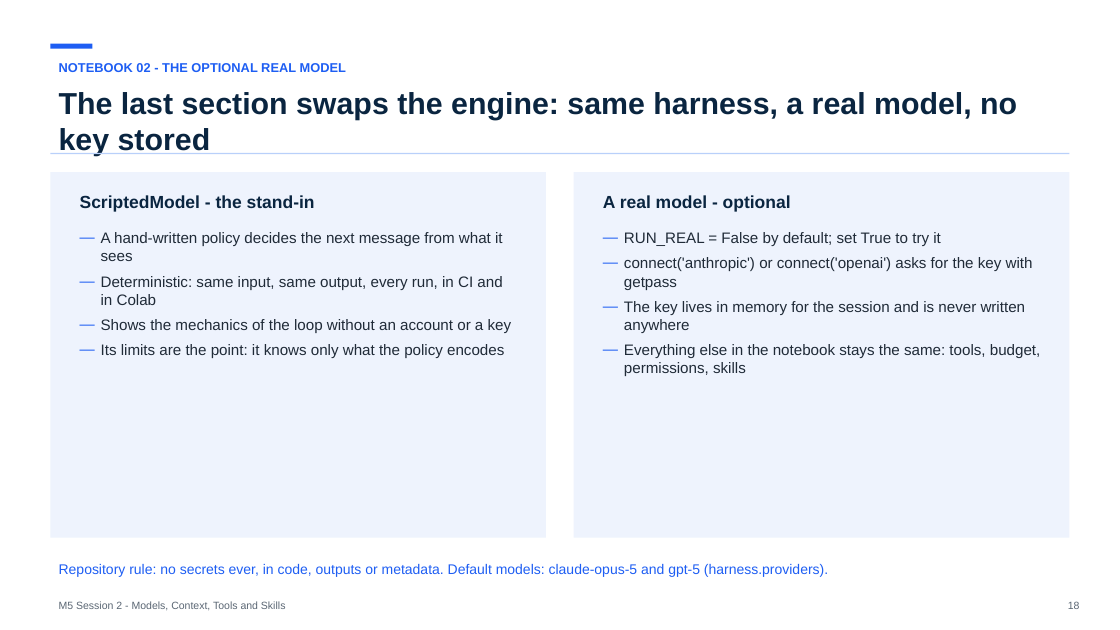
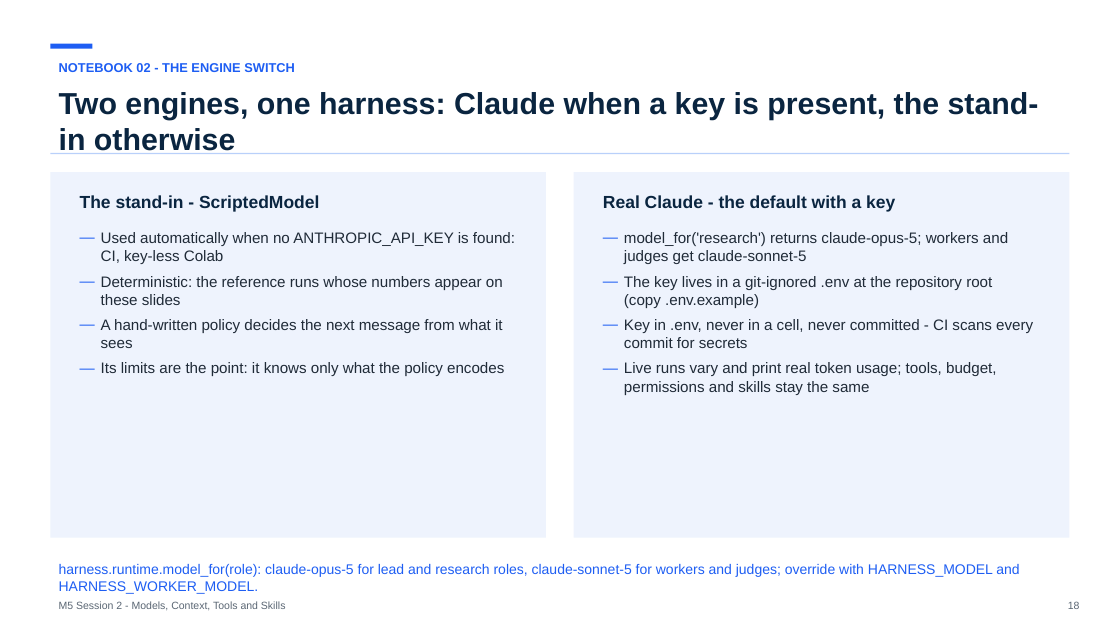
Before and after one commit to maglionejm/fontys-tech-exercises, a slide deck: slide 18 of presentations/m5-session-2-models-context-tools-and-skills.pptx. Drawn at 1120x630 pixels with LibreOffice and Linux fonts; fonts in the diff are those of the drawing. Boxes give left, top, right and bottom in pixels: in the first picture for what was removed or moved away, otherwise in the second. Text is boxed around its words. In the diff, an @@ line names an element or a change of style, - is before the commit and + after.

```diff
--- a/presentations/m5-session-2-models-context-tools-and-skills.pptx
+++ b/presentations/m5-session-2-models-context-tools-and-skills.pptx
@@ text at (59,63,295,72): text changed @@
-NOTEBOOK 02 - THE OPTIONAL REAL MODEL
+NOTEBOOK 02 - THE ENGINE SWITCH
@@ text at (59,92,1039,154): text changed @@
-The last section swaps the engine: same harness, a real model, no key stored
+Two engines, one harness: Claude when a key is present, the stand-in otherwise
@@ text at (80,195,319,212): text changed @@
-ScriptedModel - the stand-in
+The stand-in - ScriptedModel
@@ text at (603,195,895,212): text changed @@
-A real model - optional
+Real Claude - the default with a key
@@ text at (101,232,515,305): paragraphs added @@
+— Used automatically when no ANTHROPIC_API_KEY is found: CI, key-less Colab
+— Deterministic: the reference runs whose numbers appear on these slides
@@ text at (624,232,1033,395): text changed @@
-— RUN_REAL = False by default; set True to try it
-— connect('anthropic') or connect('openai') asks for the key with getpass
-— The key lives in memory for the session and is never written anywhere
-— Everything else in the notebook stays the same: tools, budget, permissions, skills
+— model_for('research') returns claude-opus-5; workers and judges get claude-sonnet-5
+— The key lives in a git-ignored .env at the repository root (copy .env.example)
+— Key in .env, never in a cell, never committed - CI scans every commit for secrets
+— Live runs vary and print real token usage; tools, budget, permissions and skills stay the same
@@ text at (101,276,512,333): paragraphs removed @@
-— Deterministic: same input, same output, every run, in CI and in Colab
-— Shows the mechanics of the loop without an account or a key
@@ text at (59,564,1019,594): text changed @@
-Repository rule: no secrets ever, in code, outputs or metadata. Default models: claude-opus-5 and gpt-5 (harness.providers).
+harness.runtime.model_for(role): claude-opus-5 for lead and research roles, claude-sonnet-5 for workers and judges; override with HARNESS_MODEL and HARNESS_WORKER_MODEL.
```
Also in this commit, not shown: 5 other slides changed, 7 other files.
